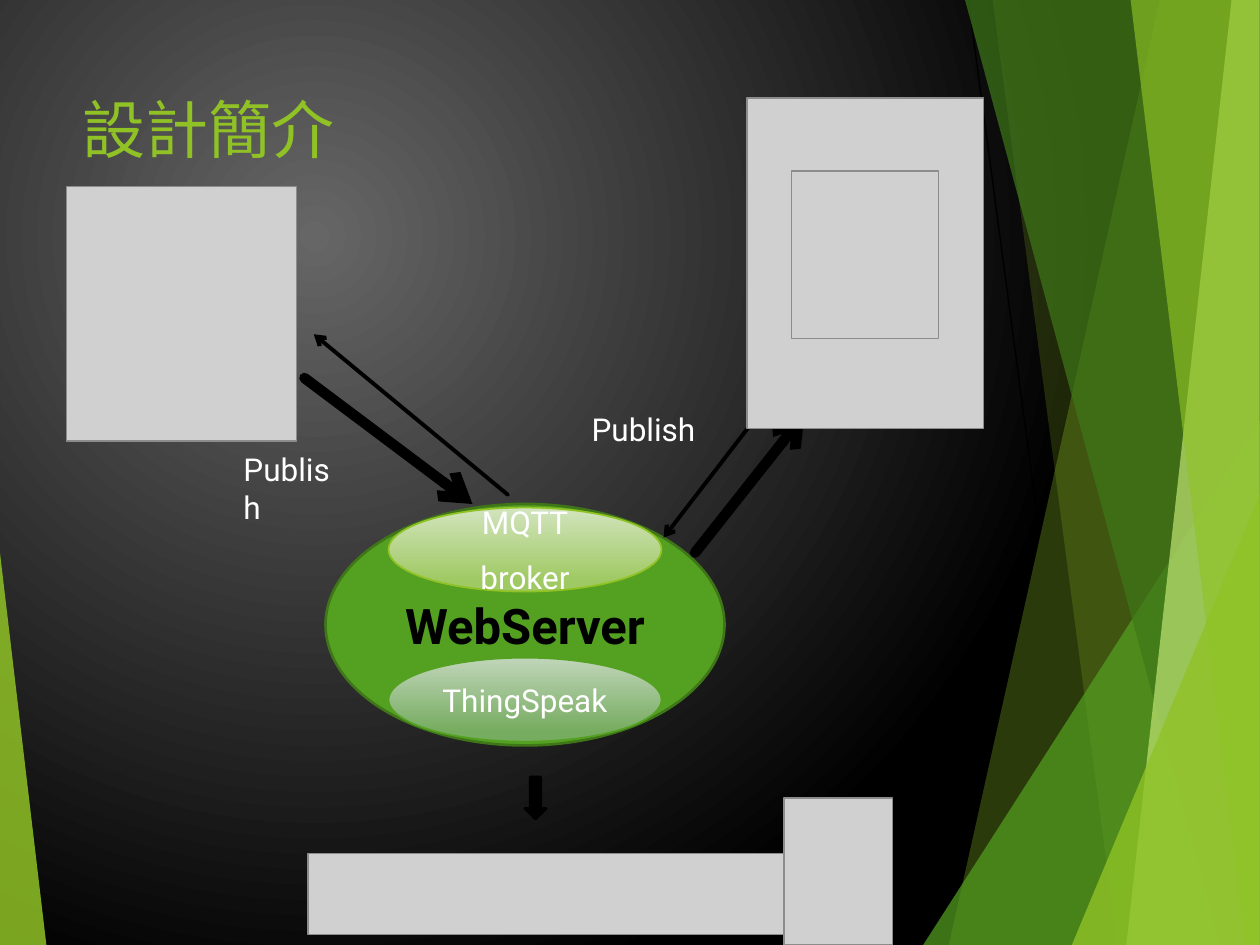
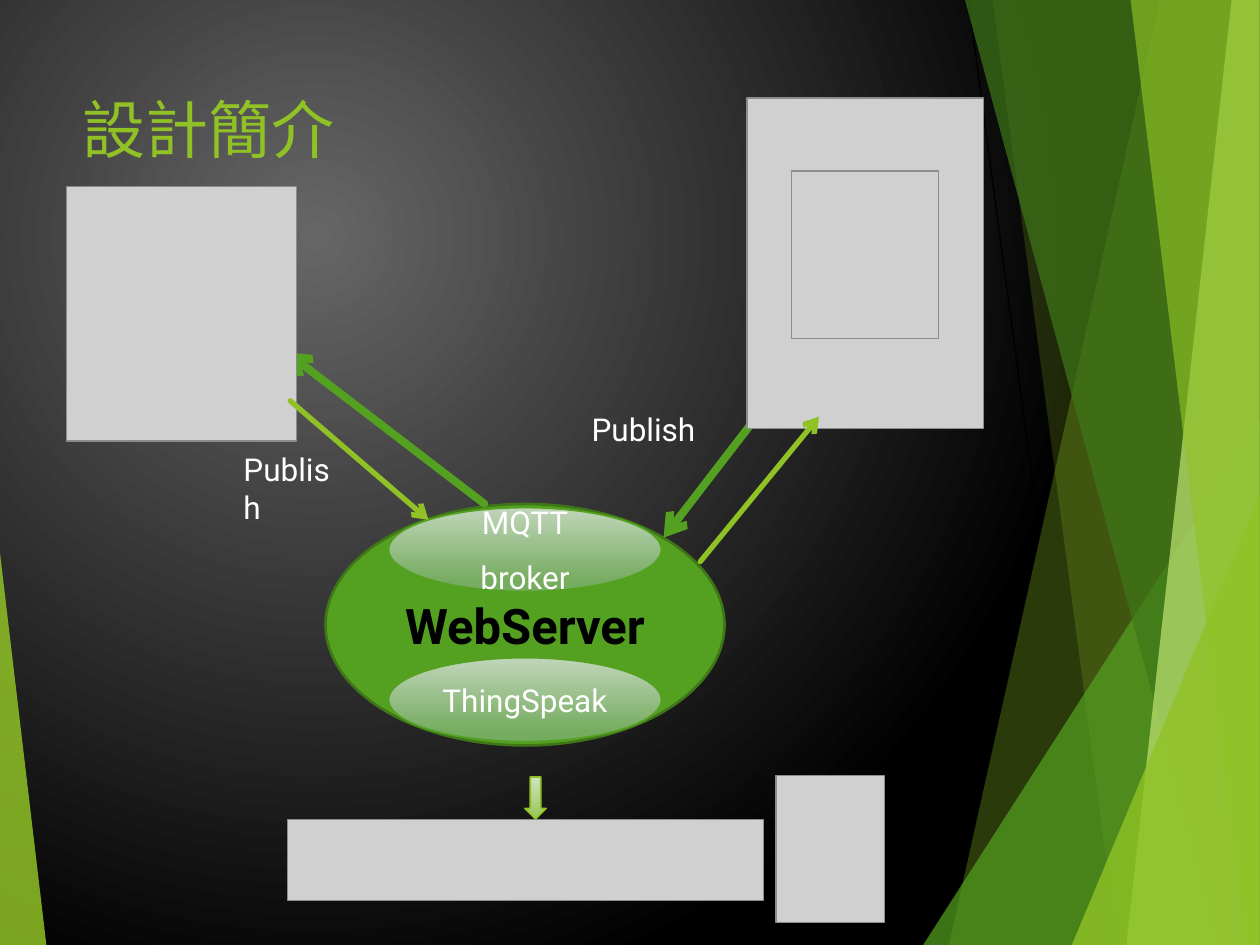
Before and after one commit to pupipaoo/Project-Gas-Emergency-switch, a slide deck: slide 4 of PPT/GasEmergenceSwitch.pptx. Drawn at 1260x945 pixels with LibreOffice and Linux fonts; fonts in the diff are those of the drawing; grey boxes stand for pictures. Boxes give left, top, right and bottom in pixels: in the first picture for what was removed or moved away, otherwise in the second. Text is boxed around its words. In the diff, an @@ line names an element or a change of style, - is before the commit and + after.

```diff
--- a/PPT/GasEmergenceSwitch.pptx
+++ b/PPT/GasEmergenceSwitch.pptx
@@ arrow moved from (508, 495) - (314, 334) to (484, 504) - (287, 353) @@
@@ arrow (484, 504) - (287, 353): stroke #000000 2.25 pt to #54A021 4.5 pt @@
@@ arrow moved from (305, 378) - (472, 504) to (290, 401) - (428, 520) @@
@@ arrow (290, 401) - (428, 520): stroke #000000 6 pt to #90C226 3 pt @@
@@ arrow (769, 401) - (664, 538): stroke #000000 2.25 pt to #54A021 4.5 pt @@
@@ arrow moved from (696, 553) - (804, 415) to (701, 562) - (819, 417) @@
@@ arrow (701, 562) - (819, 417): stroke #000000 6 pt to #90C226 3 pt @@
@@ ellipse "MQTT" at (388, 508, 662, 592): fill gradient #D3E5BE to #A0C962 to gradient #C0D6B9 to #76AD61; outline #90C226 1 pt to #54A021 1 pt @@
@@ down arrow at (525, 777, 547, 819): fill #000000 to gradient #D3E5BE to #A0C962; outline #000000 1.5 pt to #90C226 1 pt @@
@@ picture: place and size @@
-picture at (784, 798, 892, 945)
+picture at (776, 776, 885, 924)
@@ picture: place and size @@
-picture at (309, 853, 785, 934)
+picture at (287, 819, 764, 900)
```
Also in this commit, not shown: 6 other slides changed.
